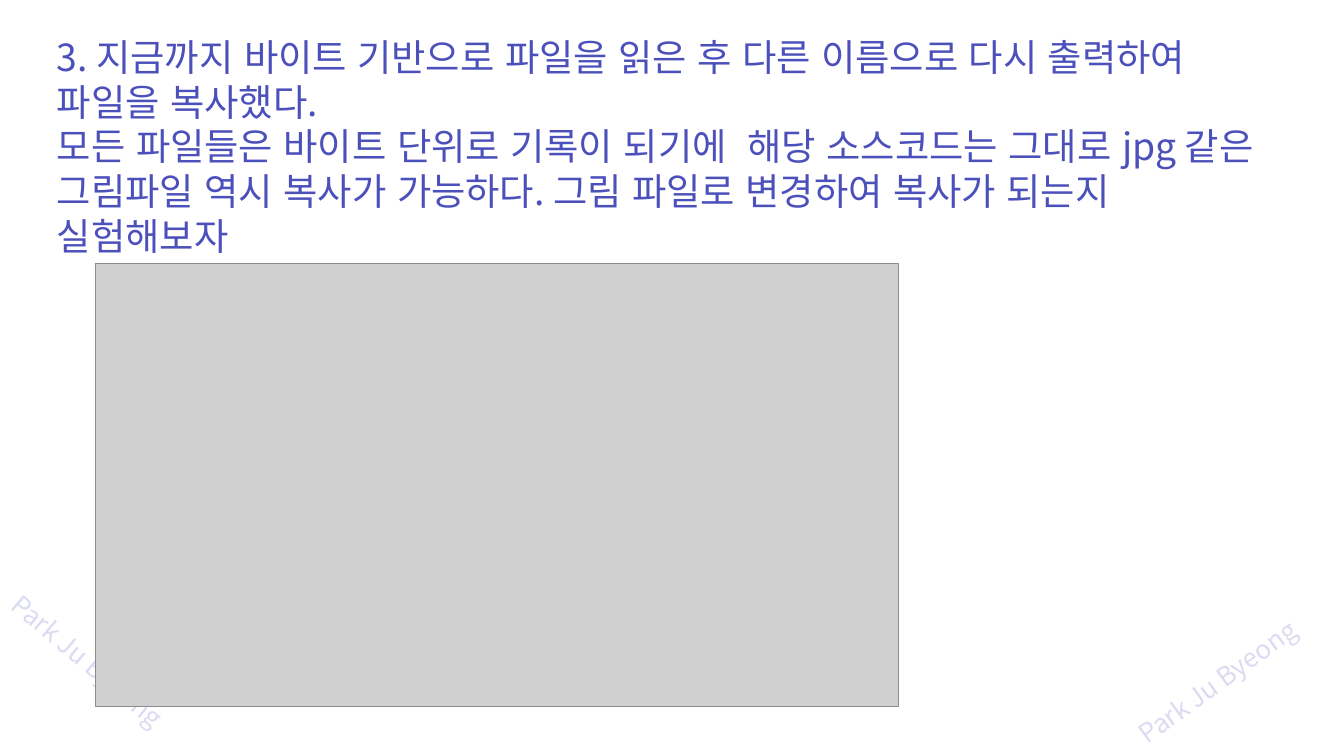
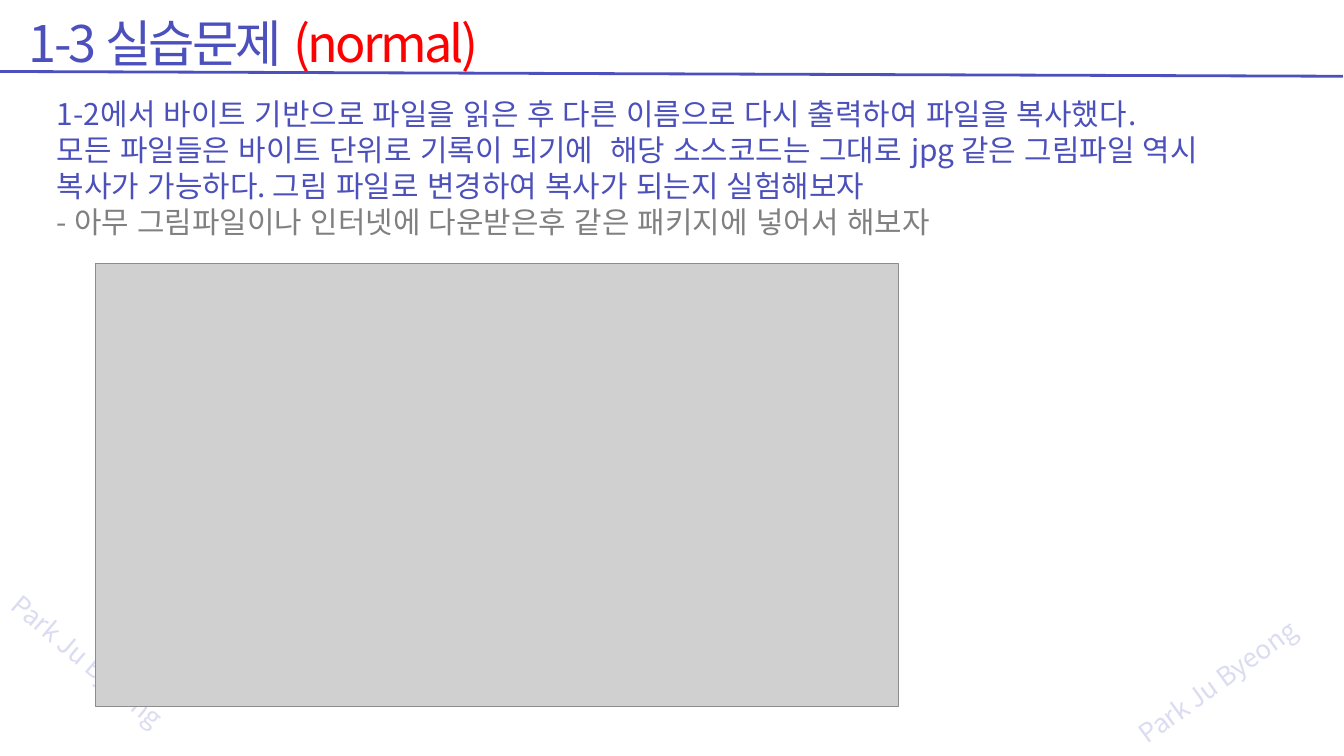
Before and after one commit to zest132/JavaLecture, a slide deck: slide 42 of JavaLecture/LectureFile/java 15강 입출력.pptx (slide 41 before the commit). Drawn at 1344x756 pixels with LibreOffice and Linux fonts; fonts in the diff are those of the drawing; grey boxes stand for pictures. Boxes give left, top, right and bottom in pixels: in the first picture for what was removed or moved away, otherwise in the second. Text is boxed around its words. In the diff, an @@ line names an element or a change of style, - is before the commit and + after.

```diff
--- a/JavaLecture/LectureFile/java 15강 입출력.pptx
+++ b/JavaLecture/LectureFile/java 15강 입출력.pptx
@@ text added at <box>29,20,479,75</box>, 54 pt, text #FF0000 @@
+1-3 실습문제 (normal)
@@ line added from (1343, 76) to (0, 71), #4C50BC 3 pt @@
@@ text "1-2에서 바이트 기반으로 파일을 읽은 ...": place and size @@
-text "1-2에서 바이트 기반으로 파일을 읽은 ..." at <box>57,40,1254,253</box>
+text "1-2에서 바이트 기반으로 파일을 읽은 ..." at <box>57,100,1198,236</box>
@@ text at <box>57,100,1136,128</box>: text changed; size 40 to 32 pt @@
-3. 지금까지 바이트 기반으로 파일을 읽은 후 다른 이름으로 다시 출력하여 파일을 복사했다.
+1-2에서 바이트 기반으로 파일을 읽은 후 다른 이름으로 다시 출력하여 파일을 복사했다.
@@ text at <box>57,136,1198,200</box>: size 40 to 32 pt in "모든 파일들은 바이트 단위로 기록이 되기에 해당 ..." @@
@@ text at <box>74,208,929,236</box>: paragraph added @@
+- 아무 그림파일이나 인터넷에 다운받은후 같은 패키지에 넣어서 해보자
```
Also in this commit, not shown: 36 other slides changed, 10 slides added, 7 slides removed, 5 other files.
